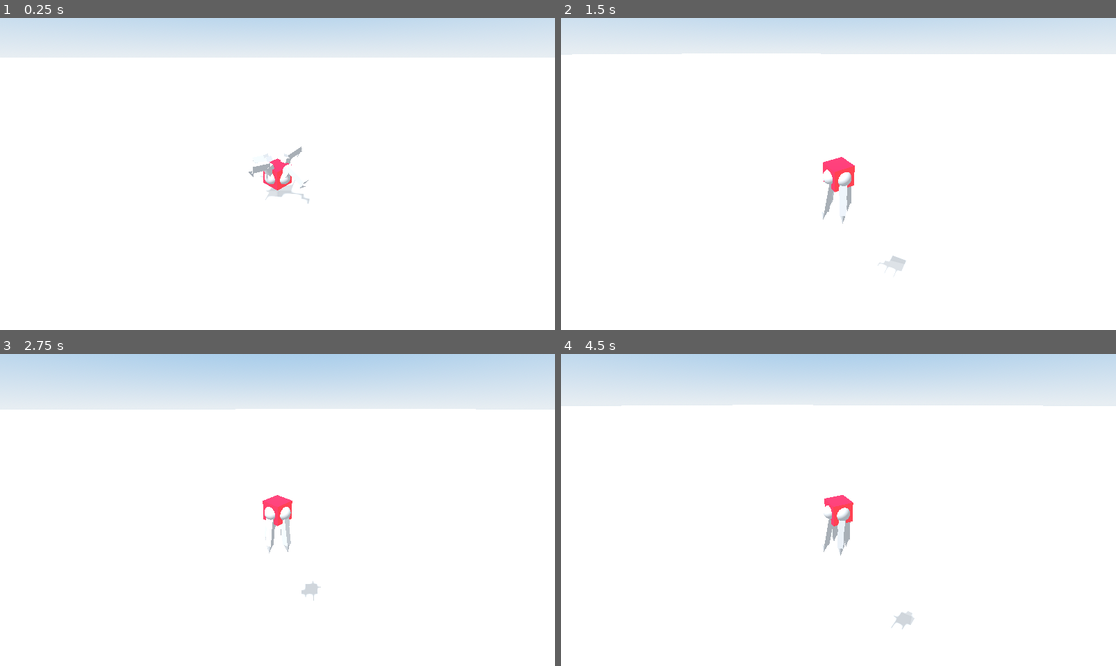
Above: before the commit, frames 1-4 (two rows, left to right).
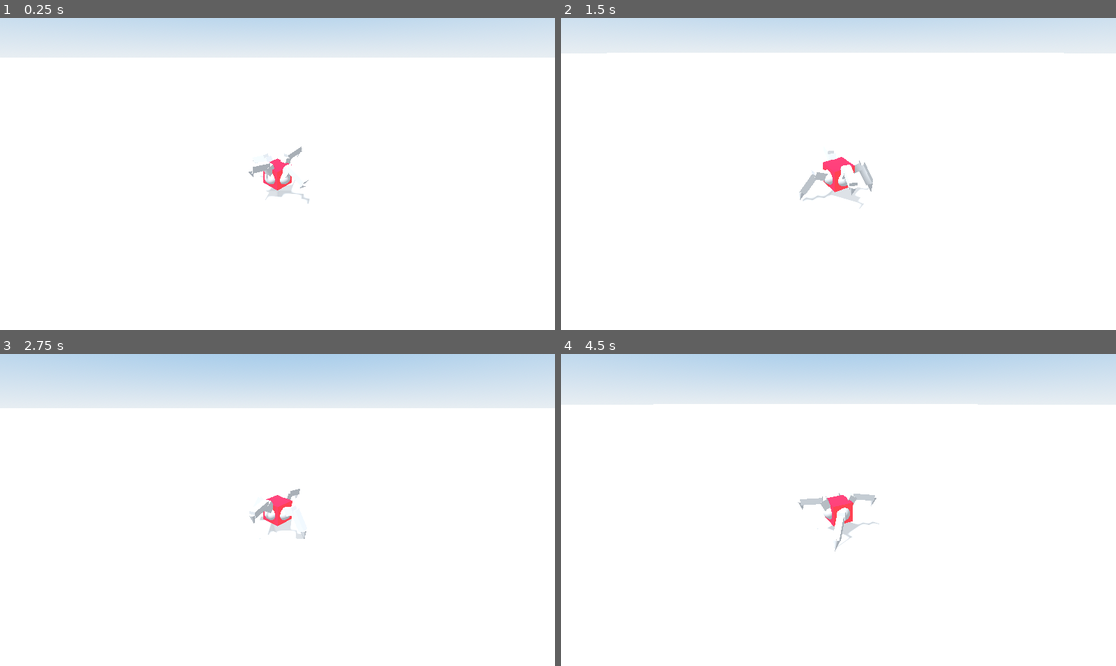
Above: after the commit, the same moments.

Repository: nickyvanurk/game-prototypes
Game: Godot game, scene res://main.tscn
The game is run twice, just before and just after one commit, with the same random seed, the same clock (stepped at 60 frames per second) and the same inputs.
Inputs (mouse positions are in pixels of both pictures, inside the frame that each line leads up to):
- Up to frame 1 (0.25 s): no input
- Up to frame 2 (1.5 s): move the mouse to (866, 174) at 0.52 s; hold W (move_forward) from 0.53 s (still down); tap Space (jump, bound only before the commit) at 0.6, 0.77, 1.07 s; move the mouse to (810, 174) at 1.27 s; tap Mouse wheel down (zoom_in) at 1.35 s
- Up to frame 3 (2.75 s): keep holding W (move_forward); tap Space (jump, bound only before the commit) at 1.52, 1.55, 1.82, 2.3 s; move the mouse to (288, 503) at 2.02 s; hold Mouse wheel up (zoom_out) from 2.03 s (still down)
- Up to frame 4 (4.5 s): keep holding W (move_forward); move the mouse to (832, 516) at 2.77 s; release Mouse wheel up (zoom_out) at 2.78 s; tap Space (jump, bound only before the commit) at 2.85, 3.02, 3.32, 3.77, 3.8, 4.07 s; move the mouse to (877, 513) at 3.52 s; hold Mouse wheel down (zoom_in) 3.53-4.28 s; move the mouse to (794, 506) at 4.27 s; tap Mouse wheel up (zoom_out) at 4.35 s

The runs differ from the first frame. In frame 1, less than 0.1% of the frame differs, in the area x 46-47%, y 47-48%; in frame 2, 1.1%, in the area x 0-100%, y 11-83%; in frame 3, 0.8%; in frame 4, 1.0%.

Commit message:
Remove jump

Diff:
--- a/procedural-animation/player/player.gd
+++ b/procedural-animation/player/player.gd
@@ -18,10 +18,6 @@
 
 	velocity.x = velocity.x + (direction.x * speed - velocity.x) * (acceleration * delta)
 	velocity.z = velocity.z + (direction.z * speed - velocity.z) * (acceleration * delta)
-	velocity.y = clamp(velocity.y - (gravity * delta), -terminal_velocity, terminal_velocity)
-
-	if Input.is_action_just_pressed("jump") and is_on_floor():
-		velocity.y = jump_impulse
 
 	move_and_slide()
 
--- a/procedural-animation/project.godot
+++ b/procedural-animation/project.godot
@@ -41,11 +41,6 @@
 "events": [Object(InputEventKey,"resource_local_to_scene":false,"resource_name":"","device":0,"window_id":0,"alt_pressed":false,"shift_pressed":false,"ctrl_pressed":false,"meta_pressed":false,"pressed":false,"keycode":0,"physical_keycode":68,"unicode":0,"echo":false,"script":null)
 ]
 }
-jump={
-"deadzone": 0.5,
-"events": [Object(InputEventKey,"resource_local_to_scene":false,"resource_name":"","device":0,"window_id":0,"alt_pressed":false,"shift_pressed":false,"ctrl_pressed":false,"meta_pressed":false,"pressed":false,"keycode":0,"physical_keycode":32,"unicode":0,"echo":false,"script":null)
-]
-}
 zoom_in={
 "deadzone": 0.5,
 "events": [Object(InputEventMouseButton,"resource_local_to_scene":false,"resource_name":"","device":-1,"window_id":0,"a …(244 unchanged characters)…
